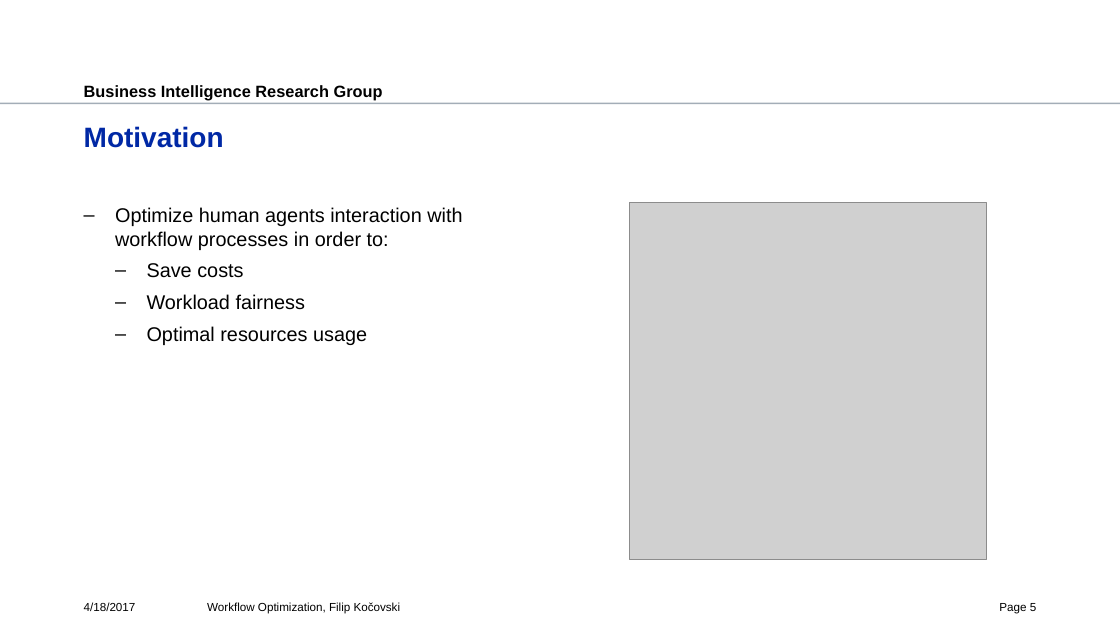
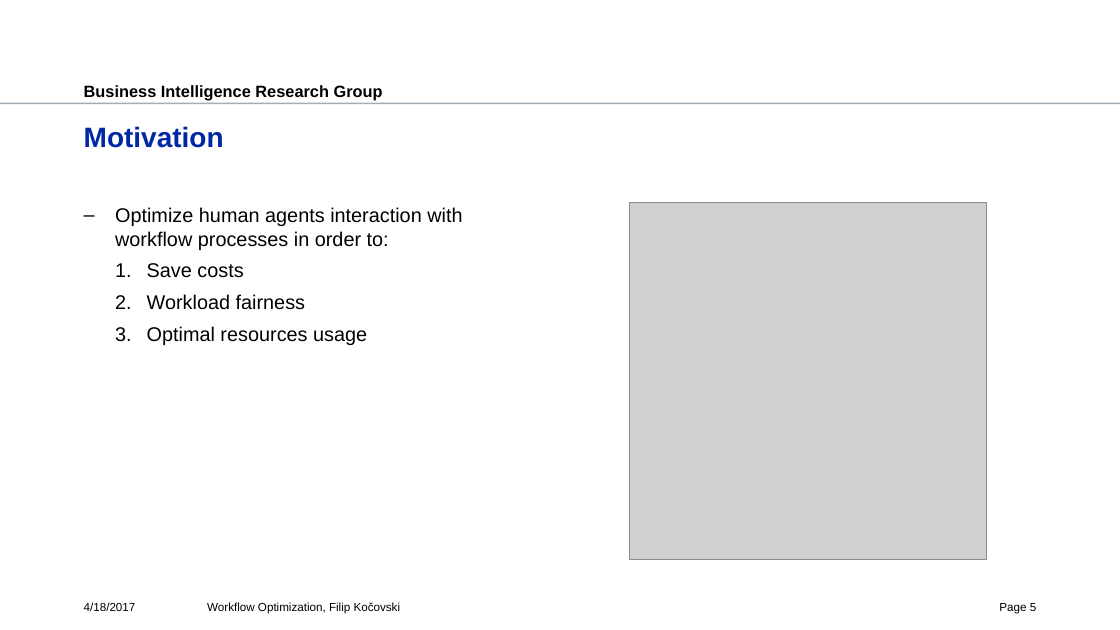
Before and after one commit to fkocovski/mt_presentation, a slide deck: slide 5 of Workflow Optimization.pptx. Drawn at 1120x630 pixels with LibreOffice and Linux fonts; fonts in the diff are those of the drawing; grey boxes stand for pictures; background and template pictures are left out. Boxes give left, top, right and bottom in pixels: in the first picture for what was removed or moved away, otherwise in the second. Text is boxed around its words. In the diff, an @@ line names an element or a change of style, - is before the commit and + after.

```diff
--- a/Workflow Optimization.pptx
+++ b/Workflow Optimization.pptx
@@ text at bbox=[147, 263, 367, 345]: bullet – to 1. @@
```
Also in this commit, not shown: 7 other slides changed, 2 slides added.
